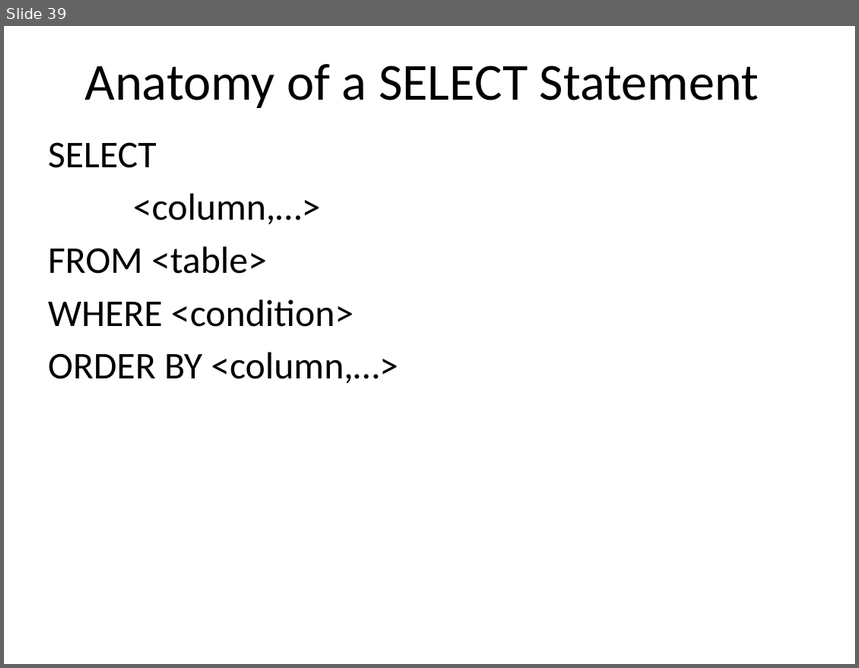
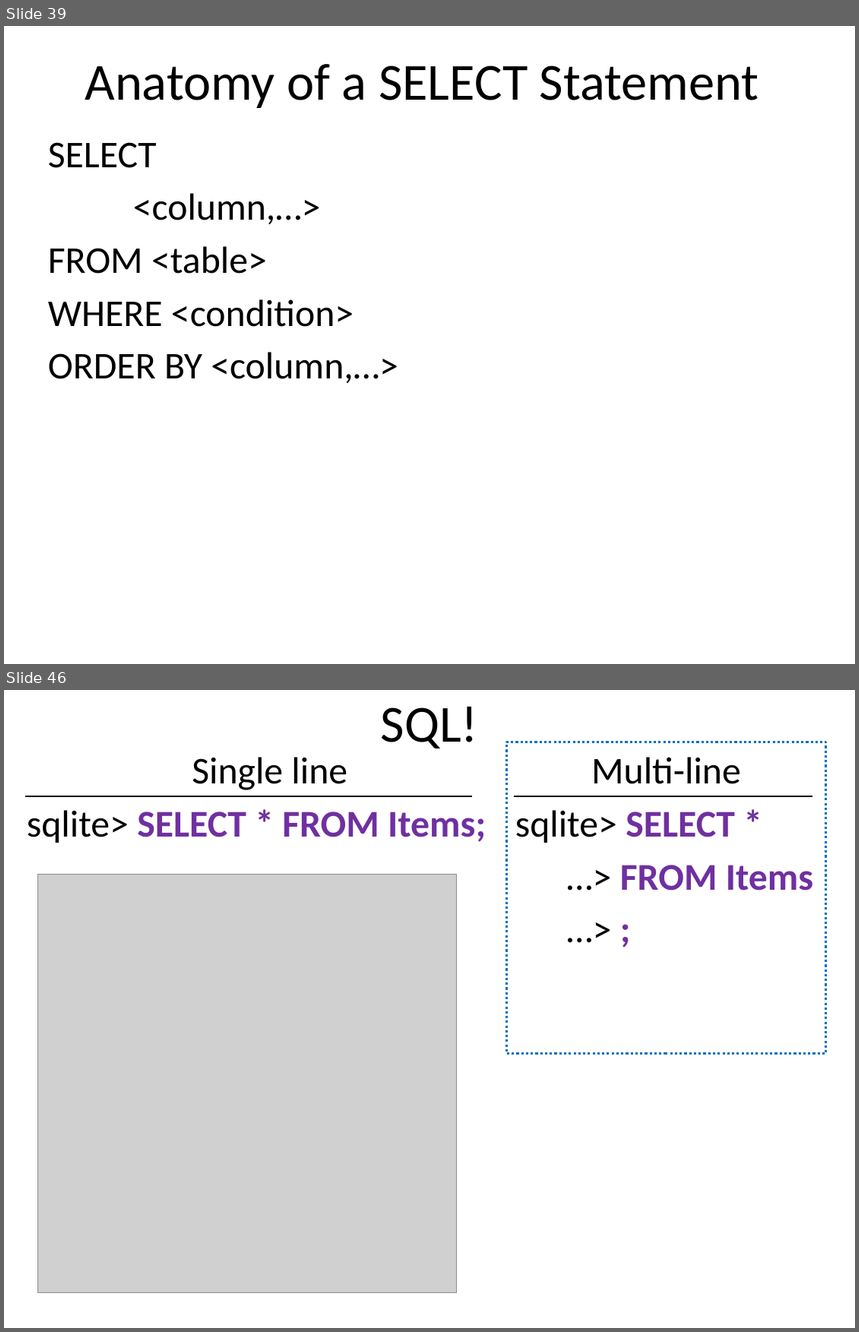
Before and after one commit to dykebert/GDI_Database_Training, a slide deck: Introduction to Databases and SQL.pptx. Shown one above the other, each under a label of ours: slide 39 before the commit, slides 39 and 46 after it; the slides between them are not shown. The pictures are 859x668 and 859x1332 pixels, drawn with LibreOffice and Linux fonts; fonts in the diff are those of the drawing; grey boxes stand for pictures. Boxes give left, top, right and bottom in pixels: in the first picture for what was removed or moved away, otherwise in the second. Text is boxed around its words. In the diff, an @@ line names an element or a change of style, - is before the commit and + after.

Commit message:
latest files with sqlite download

```diff
--- a/Introduction to Databases and SQL.pptx
+++ b/Introduction to Databases and SQL.pptx
@@ slide 46 added at (4,690,855,1328), background #FFFFFF @@
@@ title added at (381,706,478,749), 44 pt, text #000000 @@
+SQL!
@@ text added at (27,757,486,843), 32 pt, text #000000 @@
+Single line
+sqlite> SELECT * FROM Items;
@@ rectangle added at (507,742,826,1054), outline #0070C0 2 pt dashed, 32 pt, text #000000 @@
+Multi-line
+sqlite> SELECT *
+…> FROM Items
+…> ;
@@ line added from (25, 796) to (472, 796), #000000 1.5 pt @@
@@ line added from (514, 796) to (813, 796), #000000 1.5 pt @@
@@ picture added at (38,875,457,1293) @@
```
Also in this commit, not shown: 4 slides changed, 5 other slides added, 2 other files.
